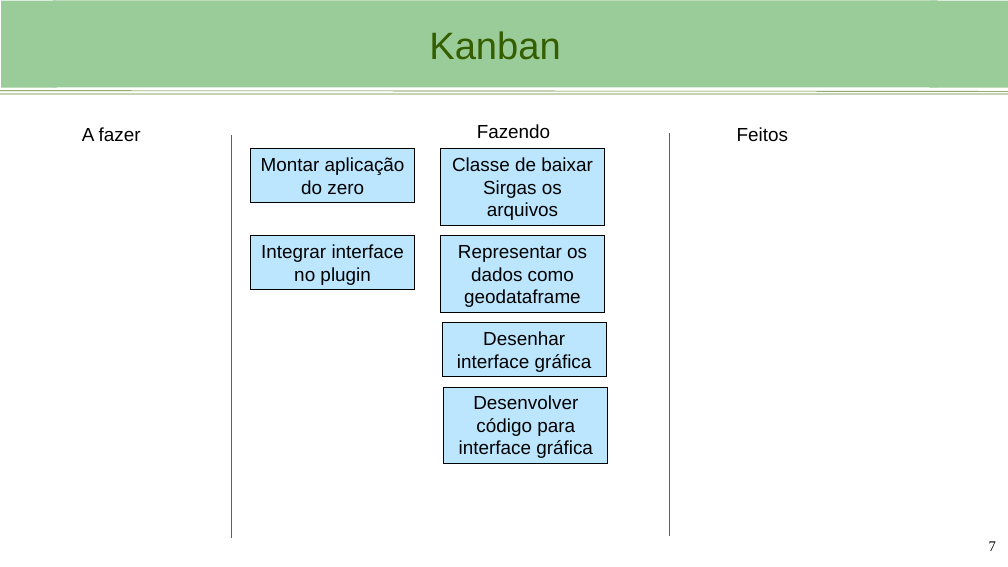
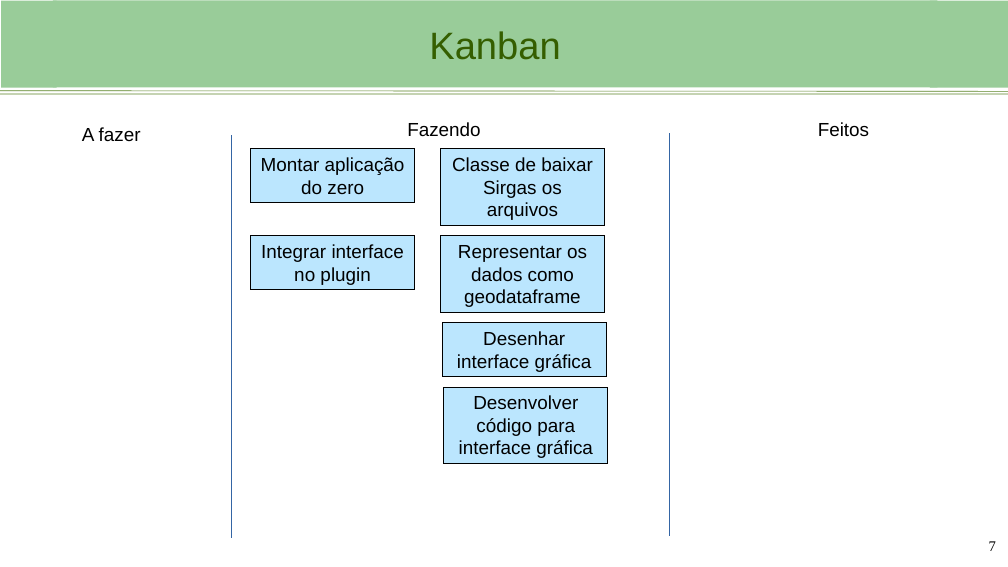
Before and after one commit to albenyfjaa/progcart, a slide deck: slide 7 of projeto_2_geopandas/docs/projeto2.pptx. Drawn at 1008x567 pixels with LibreOffice and Linux fonts; fonts in the diff are those of the drawing; background and template pictures are left out. Boxes give left, top, right and bottom in pixels: in the first picture for what was removed or moved away, otherwise in the second. Text is boxed around its words. In the diff, an @@ line names an element or a change of style, - is before the commit and + after.

```diff
--- a/projeto_2_geopandas/docs/projeto2.pptx
+++ b/projeto_2_geopandas/docs/projeto2.pptx
@@ text "Fazendo" at (407, 122, 480, 137): alignment left to centre @@
@@ text "Fazendo": place and size @@
-text "Fazendo" at (477, 124, 550, 139)
+text "Fazendo" at (407, 122, 480, 137)
@@ text "Feitos": place and size @@
-text "Feitos" at (737, 127, 788, 142)
+text "Feitos" at (818, 122, 869, 137)
@@ text "Feitos" at (818, 122, 869, 137): alignment left to centre @@
```
Also in this commit, not shown: 3 other files.
